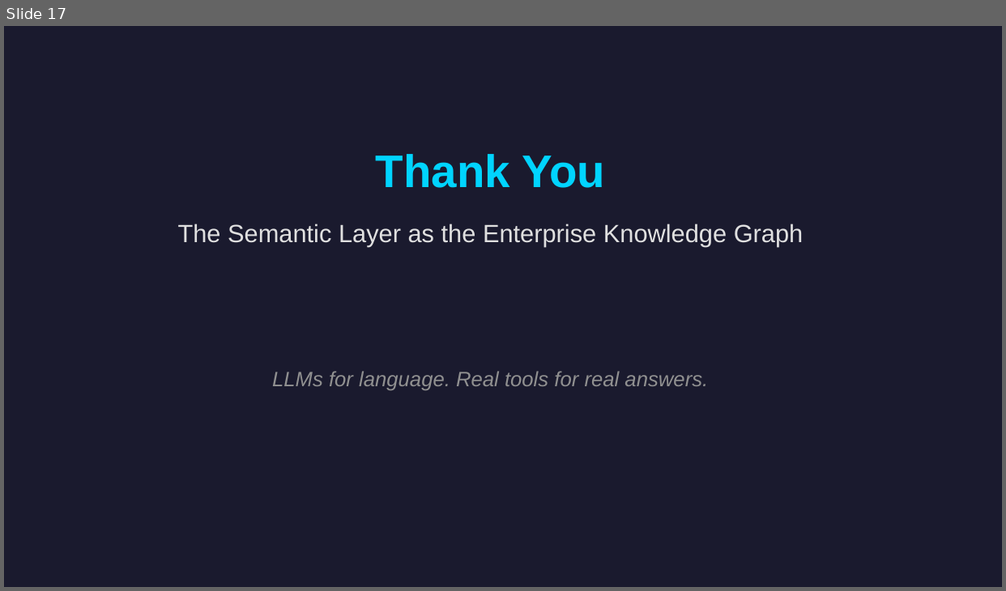
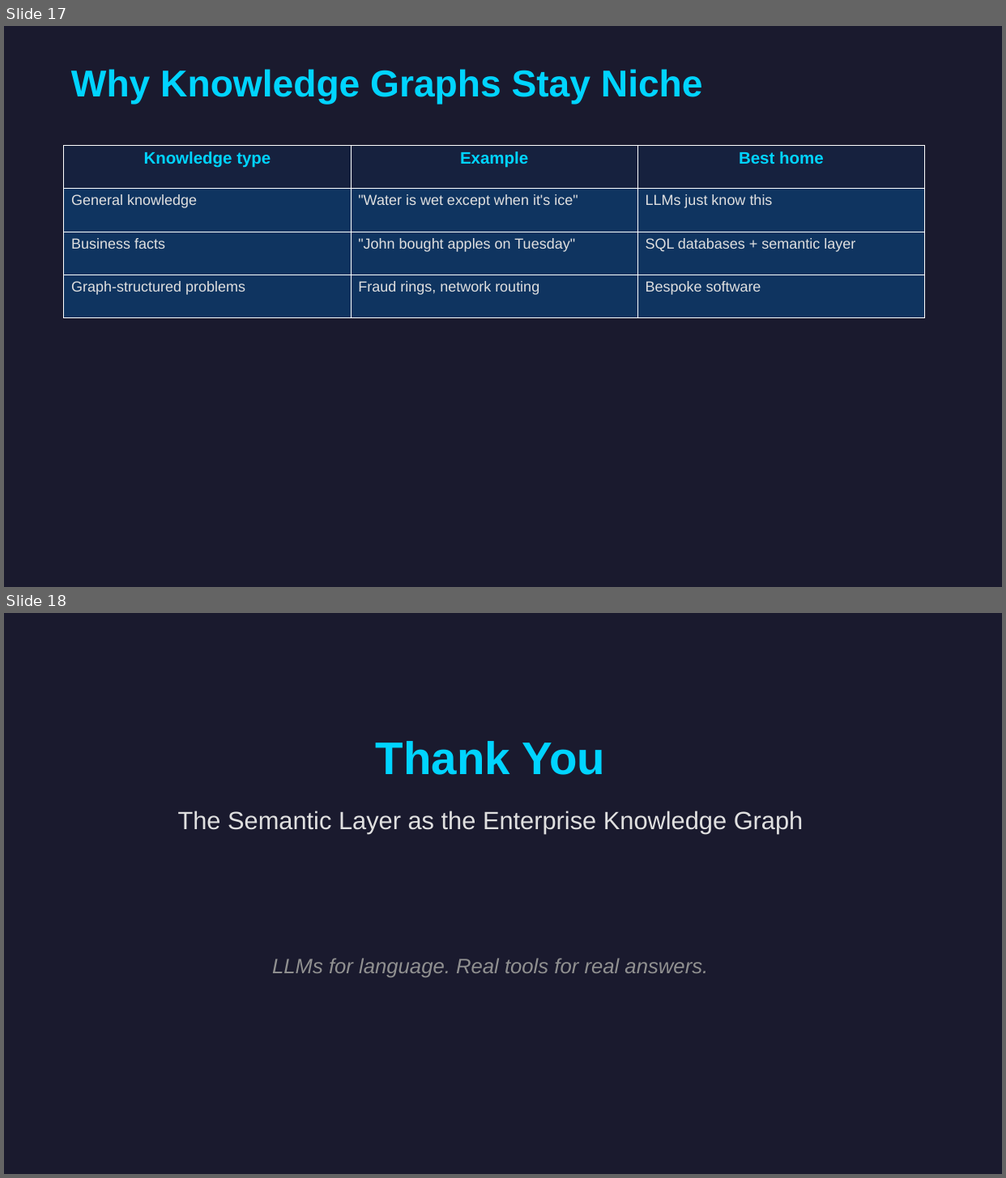
Before and after one commit to chuckbear-as/kg-slides, a slide deck: deck.pptx. Shown one above the other, each under a label of ours: slide 17 before the commit, slides 17 and 18 after it. The pictures are 1006x591 and 1006x1178 pixels, drawn with LibreOffice and Linux fonts; fonts in the diff are those of the drawing. Boxes give left, top, right and bottom in pixels: in the first picture for what was removed or moved away, otherwise in the second. Text is boxed around its words. In the diff, an @@ line names an element or a change of style, - is before the commit and + after.

```diff
--- a/deck.pptx
+++ b/deck.pptx
@@ slide 17 added at <box>4,26,1002,587</box>, background #1A1A2E @@
@@ text added at <box>71,69,703,105</box>, 36 pt, text #00D4FF, bold @@
+Why Knowledge Graphs Stay Niche
@@ table added at <box>64,146,924,318</box>, 4 rows, 3 columns @@
+Knowledge type | Example | Best home
+General knowledge | "Water is wet except when it's ice" | LLMs just know this
+Business facts | "John bought apples on Tuesday" | SQL databases + semantic layer
+Graph-structured problems | Fraud rings, network routing | Bespoke software
@@ what was slide 17 is now slide 18 @@
```
Also in this commit, not shown: 1 other file.
